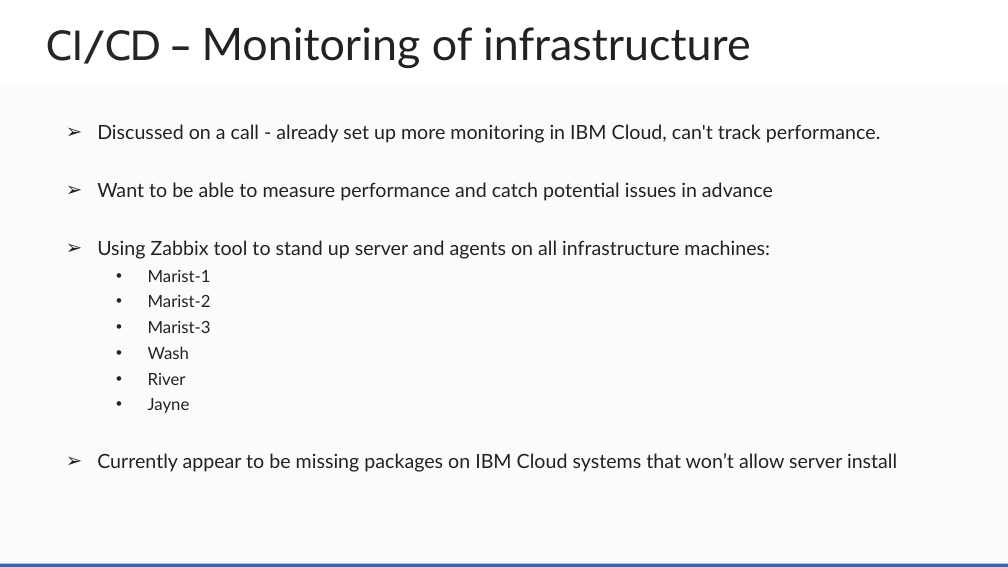
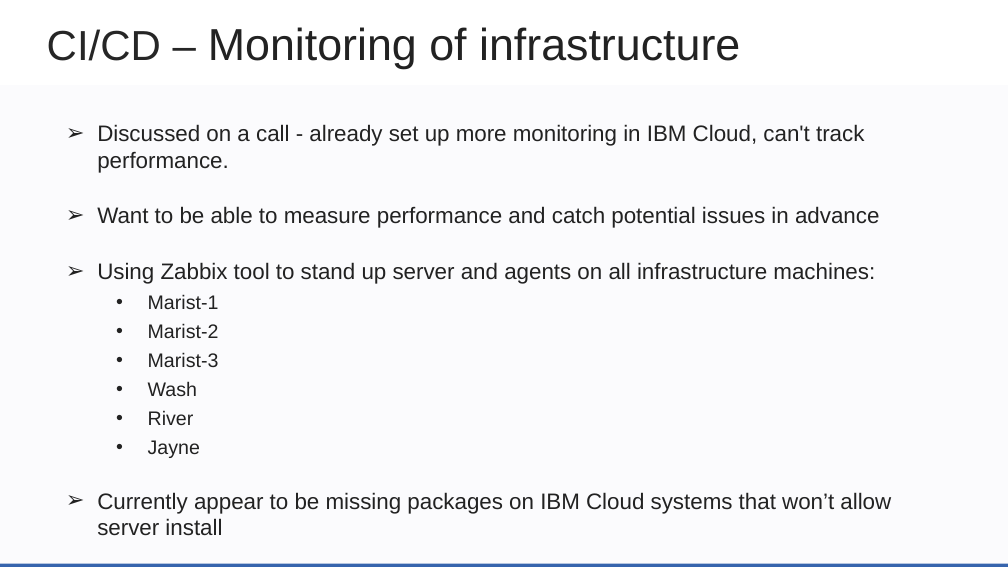
Before and after one commit to zowe/community, a slide deck: slide 11 of Project Management/PI Planning/20PI4 Planning/Zowe Community Squad Focus for 20PI4.pptx. Drawn at 1008x567 pixels with LibreOffice and Linux fonts; fonts in the diff are those of the drawing; background and template pictures are left out. Boxes give left, top, right and bottom in pixels: in the first picture for what was removed or moved away, otherwise in the second. Text is boxed around its words. In the diff, an @@ line names an element or a change of style, - is before the commit and + after.

Commit message:
address merge conflicts and make all text Arial 20 (when possible

```diff
--- a/Project Management/PI Planning/20PI4 Planning/Zowe Community Squad Focus for 20PI4.pptx
+++ b/Project Management/PI Planning/20PI4 Planning/Zowe Community Squad Focus for 20PI4.pptx
@@ text "CI/CD – Monitoring of infrastructure" at box(47, 27, 740, 69): font Cabin to Arial in "CI/CD –"; font Lato to Arial in "Monitoring of infrastructure" @@
@@ text "Discussed on a call - ..." at box(97, 124, 891, 536): size 14 to 16 pt in "Discussed on a call - already set ...", "Want to be able to measure performance ...", "Using Zabbix tool to stand up server ...", "Currently appear to be missing packages on ..."; font Lato to Arial; size 12 to 14 pt in "Marist-1", "Marist-2", "Marist-3", "Wash" and 2 more places @@
```
Also in this commit, not shown: 13 other slides changed, 9 slides added.
